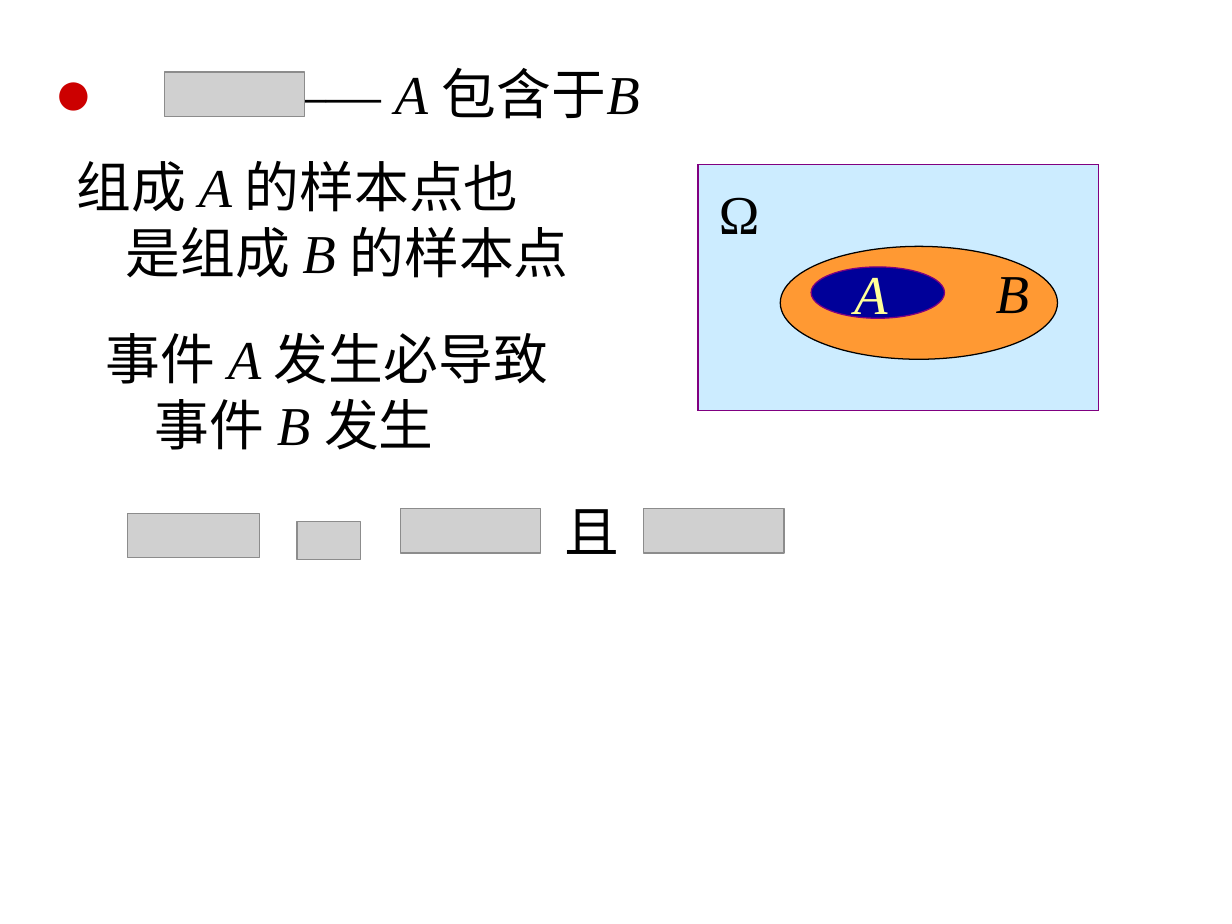
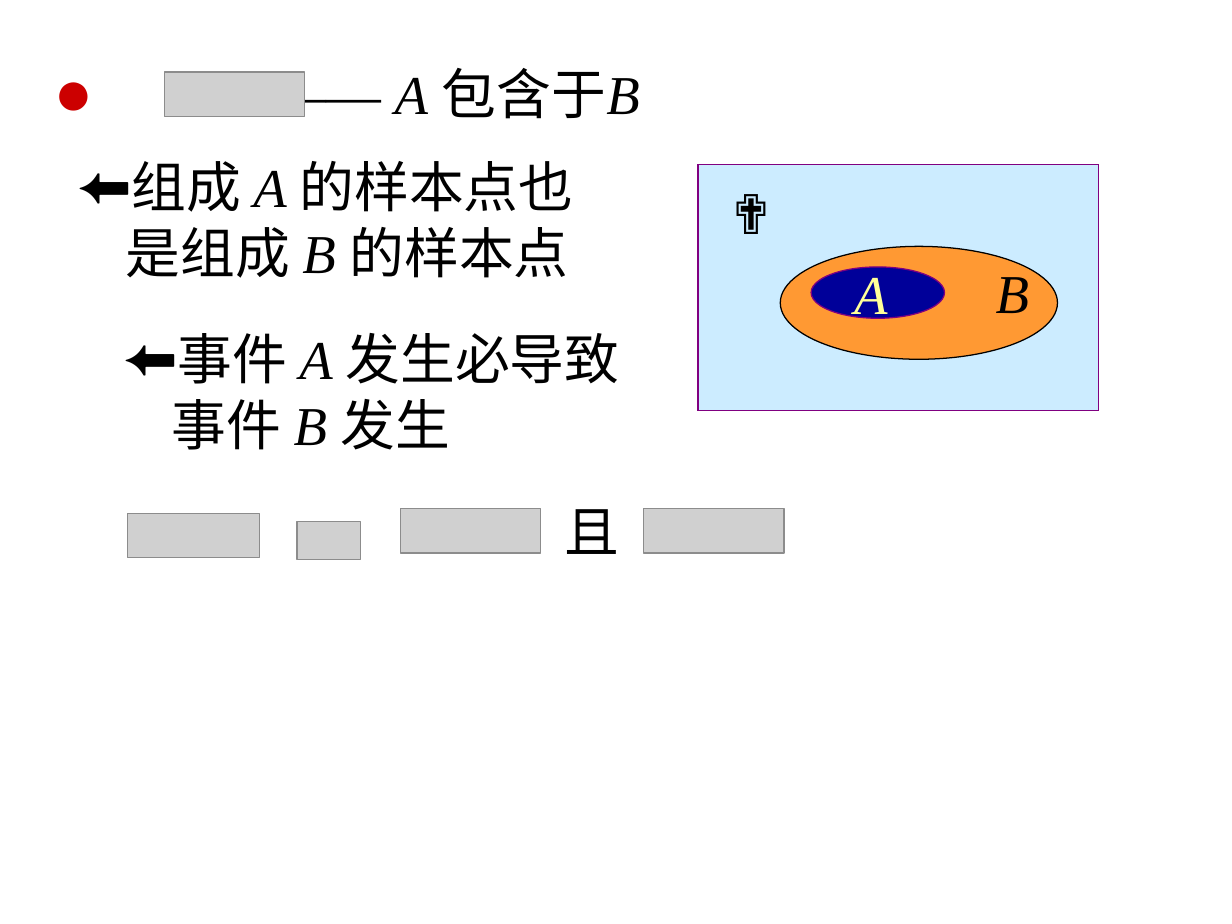
Before and after one commit to scistats/scistats.github.io, a slide deck: slide 15 of ppts/probability/01.1.ppt. Drawn at 1232x924 pixels with LibreOffice and Linux fonts; fonts in the diff are those of the drawing; grey boxes stand for pictures. Boxes give left, top, right and bottom in pixels: in the first picture for what was removed or moved away, otherwise in the second. Text is boxed around its words. In the diff, an @@ line names an element or a change of style, - is before the commit and + after.

```diff
--- a/ppts/probability/01.1.ppt
+++ b/ppts/probability/01.1.ppt
@@ text at (131, 161, 574, 212): bullet none to ⬅ @@
@@ text at (719, 197, 761, 234): text changed; font Times New Roman to Lato @@
-Ω
+✟
@@ text "事件 A 发生必导致": place and size @@
-text "事件 A 发生必导致" at (106, 333, 548, 450)
+text "事件 A 发生必导致" at (172, 333, 620, 450)
@@ text at (177, 333, 620, 384): bullet none to ⬅ @@
```
Also in this commit, not shown: 8 other slides changed, 6 other files.
